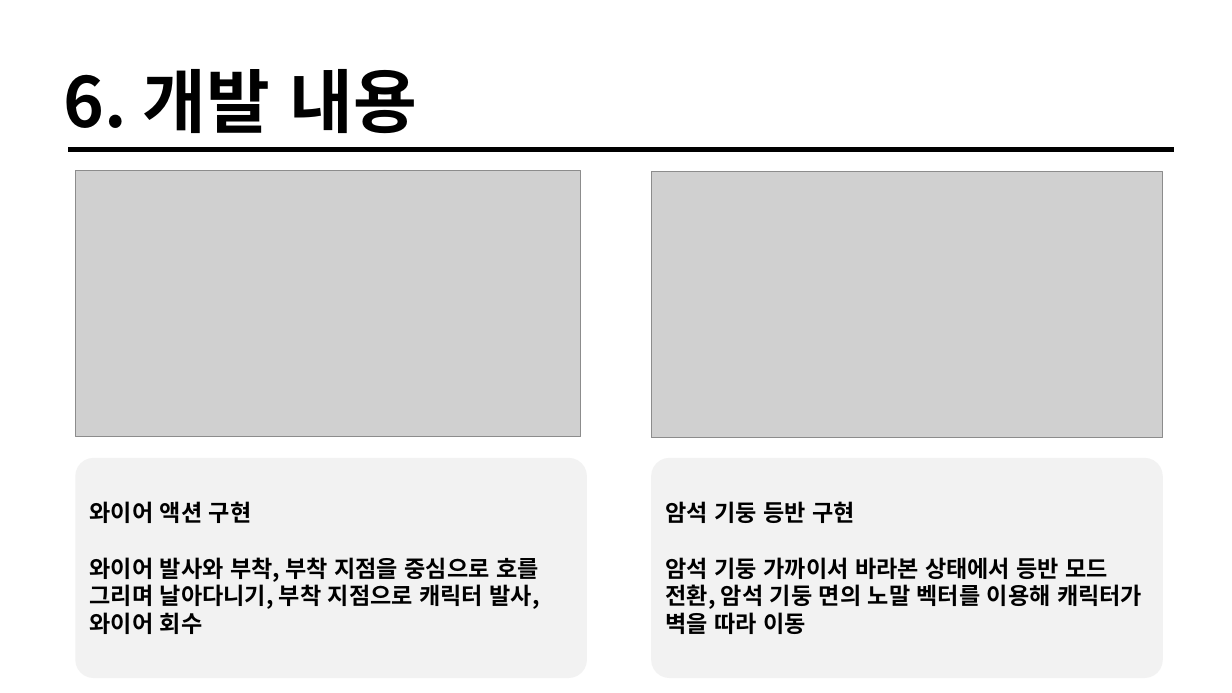
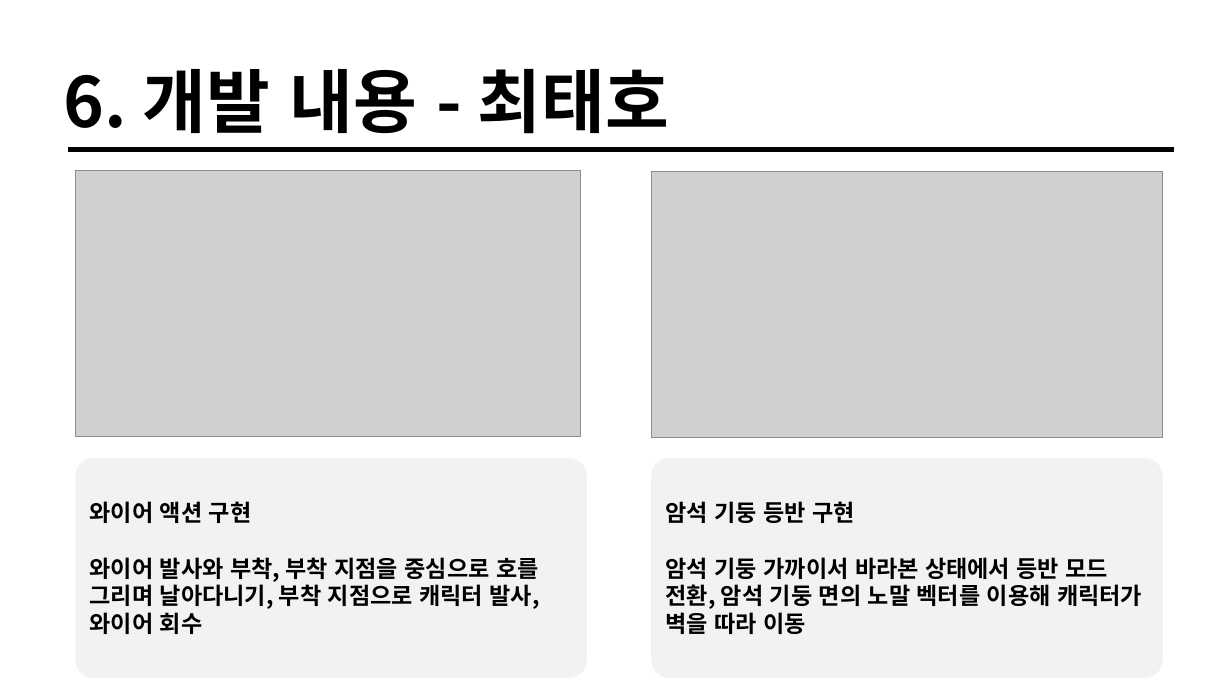
Before and after one commit to taeho-choi/wire-hunter, a slide deck: slide 10 of 문서/기획/중간발표자료.pptx. Drawn at 1232x693 pixels with LibreOffice and Linux fonts; fonts in the diff are those of the drawing; grey boxes stand for pictures. Boxes give left, top, right and bottom in pixels: in the first picture for what was removed or moved away, otherwise in the second. Text is boxed around its words. In the diff, an @@ line names an element or a change of style, - is before the commit and + after.

```diff
--- a/문서/기획/중간발표자료.pptx
+++ b/문서/기획/중간발표자료.pptx
@@ text at (x1=64, y1=69, x2=669, y2=134): text changed @@
-6. 개발 내용
+6. 개발 내용 - 최태호
```
Also in this commit, not shown: 4 other slides changed, 1 slide added, 59 other files.
